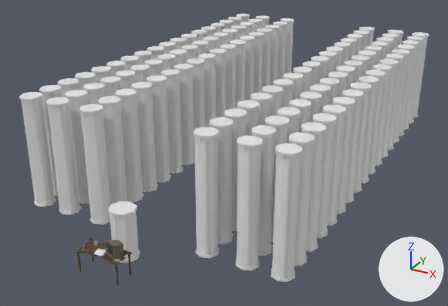
A saved change to the FBX model Assets/3D models/PrVrij1_Desk.fbx.
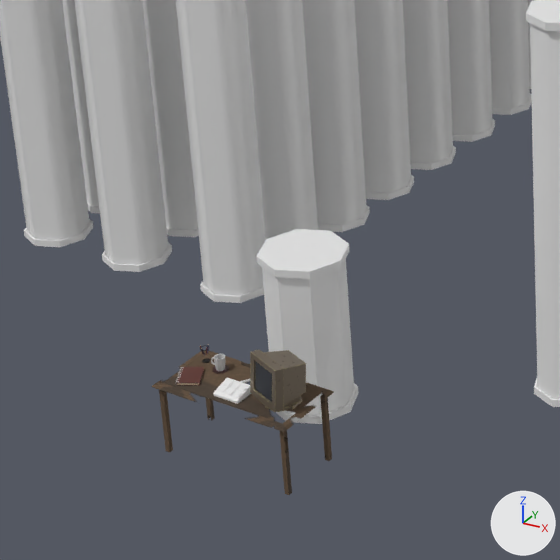
There are two pictures of each version: one whole from a camera (50 mm lens) standing at (45.1, -50.6, 42.5) and looking at (-1.5, 34.2, 0.2), one close up on the part from 6% to 46% of the width and 42% to 100% of the height. The lights are fixed; the arrows at lower right show +X, +Y and +Z. Where no turn or scale is listed for an object, it has been applied to the vertices. Vertices at the same position are counted once.
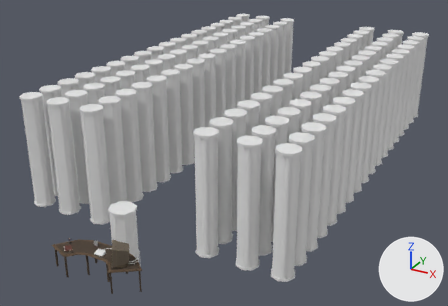
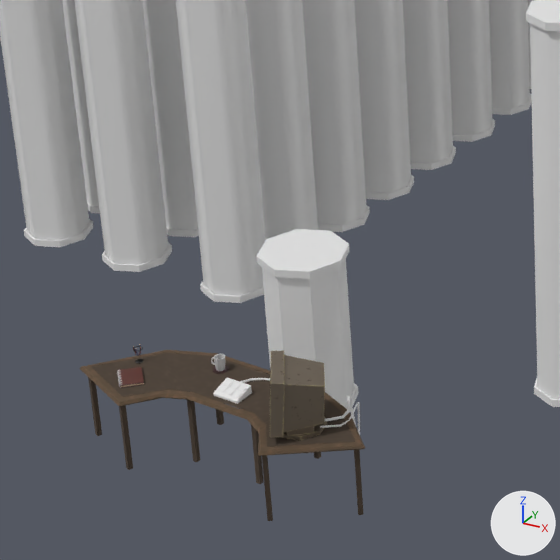
Where the newer file only moved an object's origin or applied its transform, the numbers keep the older frame.

What the commit changed:
me_nurbspath_001 has 216 vertices, 222 faces and spans x -0.09..2.44, y -0.01..2.12, z -2.11..0.06.
me_nurbspath_001 is used by ob_nurbspath; location (-0.19, 0.01, 0.28).
me_nurbspath_001 part 2: the loose piece of 72 vertices spanning x 0.61..2.44, y 0.42..2.12, z -2.1..0.04 is turned -47.3 degrees about the z axis through its middle, then moved by (3.24, -0.87, 0.0).
me_nurbspath_001 part 3: the loose piece of 72 vertices spanning x -0.09..2.07, y 0.62..2.03, z -2.11..0.06 is multiplied about its middle by the matrix ((0.683, 0.729, -0.003), (-0.729, 0.683, -0.001), (0.002, 0.003, 0.999)), then moved by (3.45, -0.5, 0.0).
me_desk is used by ob_desk; location (0.0, 0.0, 0.0).
me_desk had 60 vertices, 49 faces and spanned x -3.3..3.3, y -1.42..1.78, z -3.1..0.1.
me_desk now has 166 vertices, 144 faces and spans x -6.76..6.65, y -3.13..1.78, z -3.1..0.1.
me_desk part 4: the loose piece of 8 vertices spanning x 2.9..3.1, y -1.22..-1.02, z -3.1..-0.1 is turned -50 degrees about the z axis through its middle, then moved by (3.24, 0.3, 0.0).
me_desk part 5: the loose piece of 8 vertices spanning x 2.9..3.1, y 1.38..1.58, z -3.1..-0.1 is turned -50 degrees about the z axis through its middle, then moved by (0.44, -4.29, 0.0).
me_desk part 6: the loose piece of 8 vertices spanning x -3.1..-2.9, y 1.38..1.58, z -3.1..-0.1 is moved by (5.52, -0.08, 0.0).
me_desk part 7: the loose piece of 8 vertices spanning x -3.1..-2.9, y -1.22..-1.02, z -3.1..-0.1 is moved by (4.58, 0.03, 0.0).
me_desk part 8: a new loose piece, a box spanning x -2.55..-2.35, y 1.32..1.52, z -3.1..-0.1, in mat_desk_baked (picture img_desk_diffuse_png).
me_desk part 9: a new loose piece, a box spanning x -1.67..-1.47, y -1.22..-1.02, z -3.1..-0.1, in mat_desk_baked (picture img_desk_diffuse_png).
me_desk part 10: the loose piece of 28 vertices spanning x -3.3..3.3, y -1.42..1.78, z -0.1..0.1 is rebuilt with 102 vertices and now spans x -6.76..6.65, y -3.13..1.78, z -0.1..0.1.
me_desk part 11: 8 vertices added at x -6.43..-6.17, y -1.74..-1.48, z -3.1..-0.1.
me_desk part 12: 8 vertices added at x -3.7..-3.44, y -2.95..-2.69, z -3.1..-0.1.
me_monitor has 80 vertices, 70 faces and spans x -1.15..0.87, y -1.14..0.96, z 0.0..2.09.
me_monitor is used by ob_monitor; location (2.01, 0.17, 0.1).
me_monitor part 1: the whole mesh is turned -31.6 degrees about the z axis through its middle and scaled by 1.3, then moved by (1.6, -0.96, 0.31).
Object 'Plane' (ob_plane) moves from (-2.26, -0.25, 0.11) to (-4.27, -1.46, 0.11).
Object 'Circle' (ob_circle) moves from (-2.52, 1.0, 0.1) to (-4.86, -0.33, 0.1).

Where the change shows, as pixel boxes (x1, y1, x2, y2) in the close-ups (560 x 560 px; the box of a moved part takes in the faces that stretch with it):
'Desk', reshaped (56% wider, 18% taller)
    before: (151, 350, 334, 495)
    after: (79, 350, 365, 521)
'Monitor', mesh turned
    before: (250, 350, 306, 412)
    after: (270, 351, 327, 440)
'Plane', moved
    before: (176, 367, 205, 385)
    after: (119, 367, 144, 388)
'NurbsPath', reshaped
    before: (240, 379, 308, 418)
    after: (240, 378, 360, 435)
'Circle', moved
    before: (200, 344, 210, 363)
    after: (133, 345, 143, 364)
part 2 of me_nurbspath_001, moved or reshaped (not visible before)
    after: (320, 402, 360, 435)
part 3 of me_nurbspath_001, moved or reshaped (not visible before)
    after: (324, 396, 356, 425)
part 4 of me_desk, moved or reshaped
    before: (280, 430, 292, 495)
    after: (354, 450, 363, 515)
part 5 of me_desk, moved or reshaped
    before: (320, 395, 332, 461)
    after: (262, 456, 273, 521)
part 6 of me_desk, moved or reshaped
    before: (206, 398, 215, 420)
    after: (314, 452, 321, 459)
part 7 of me_desk, moved or reshaped
    before: (159, 390, 173, 452)
    after: (251, 425, 264, 484)
part 8 of me_desk, added
    after: (216, 409, 224, 425)
part 9 of me_desk, added (brown)
    after: (187, 400, 200, 462)
part 10 of me_desk, rebuilt (56% wider, 29% taller)
    before: (151, 350, 334, 432)
    after: (79, 350, 365, 456)
part 11 of me_desk, added
    after: (88, 377, 102, 436)
part 12 of me_desk, added (black)
    after: (119, 405, 133, 470)
